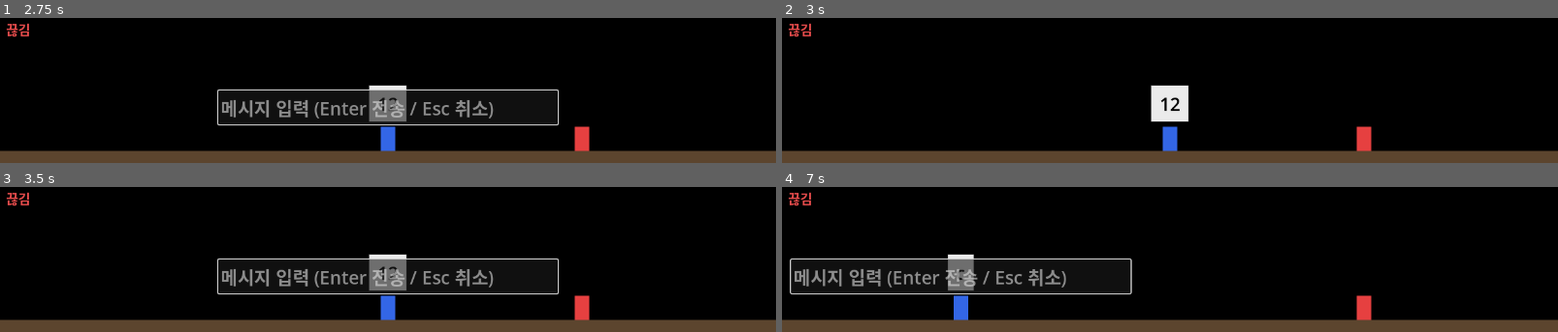
Above: before the commit, frames 1-4 (two rows, left to right).
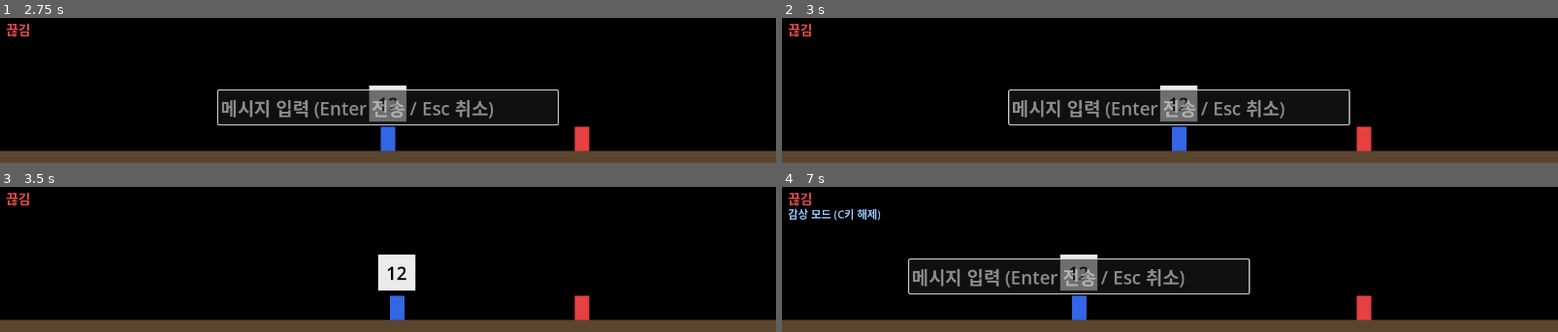
Above: after the commit, the same moments.

Repository: isjkms/Terrarium_Client
Game: Godot game, scene res://main.tscn
Two runs of this game, one before a commit and one after it. Both use one fixed random seed, a clock stepped at 60 frames per second and the inputs below. This scene is started directly instead of the project's main scene. The engine's default icon, where the game draws it, is replaced by a stand-in: a white triangle on a blue panel in a dark square.
Inputs (mouse positions are in pixels of both pictures, inside the frame that each line leads up to):
- Up to frame 1 (2.75 s): tap Enter at 0.5, 0.6, 2.3 s; hold Right (ui_right) 0.53-1.25 s; tap Keypad Enter at 0.8, 2.1 s; click (388, 107) at 1.27 s; type "12" at 1.35 s; tap Space at 2 s; hold Left (ui_left) from 2.03 s (still down)
- Up to frame 2 (3 s): tap Enter at 2.75, 2.85 s; release Left (ui_left) at 2.78 s; hold Right (ui_right) from 2.78 s (still down)
- Up to frame 3 (3.5 s): keep holding Right (ui_right); tap Keypad Enter at 3.05 s
- Up to frame 4 (7 s): tap Space at 3.5, 6.5 s; tap Keypad Enter at 3.6, 4.55, 6.05, 6.6 s; tap Enter at 3.8, 4.25, 5.3, 5.85, 6.8 s; release Right (ui_right) at 4.28 s; hold Left (ui_left) 4.28-6.53 s; tap T at 4.35 s; tap C at 5.1 s; hold Right (ui_right) from 6.53 s (still down)

Frame 1 is identical in both runs. In frame 2, 4.0% of the frame differs, in the area x 29-74%, y 46-92%; in frame 3, 4.0%; in frame 4, 5.9%, in the area x 0-61%, y 14-92%.

Commit message:
[CL-032][feat] 한글 IME 입력 지원
https://github.com/isjkms/Terrarium_Client/issues/31

Diff:
--- a/main.gd
+++ b/main.gd
@@ -120,7 +120,7 @@
 	_chat_input.size = Vector2(CHAT_INPUT_WIDTH, 56)
 	_chat_input.visible = false
 	add_child(_chat_input)
-	_chat_input.text_submitted.connect(_on_chat_submitted)
+	# CL-032: 전송은 text_submitted 대신 _input()에서 직접 처리(IME 조합 확정 + Enter 1회 전송).
 
 func _open_chat() -> void:
 	# 4.1.1: 입력 진입 시 캐릭터 이동을 멈춘다(LineEdit 포커스로 방향키도 소비됨).
@@ -135,16 +135,19 @@
 	_chat_input.text = ""
 	_chat_input.visible = true
 	_chat_input.grab_focus()
+	# CL-032: 한글 입력을 위해 이 창의 IME를 활성화.
+	DisplayServer.window_set_ime_active(true)
 
 func _close_chat() -> void:
 	# 4.1.1: 입력 UI를 닫고 포커스를 게임 화면으로 되돌린다.
 	_chat_active = false
+	_chat_submit_pending = false
 	_chat_input.visible = false
 	_chat_input.release_focus()
 
-func _on_chat_submitted(text: String) -> void:
-	# 4.3.1: 빈 문자열은 전송하지 않는다.
-	var trimmed := text.strip_edges()
+func _submit_chat() -> void:
+	# 4.3.1: 빈 문자열은 전송하지 않는다. text는 IME 확정 후 읽는다(CL-032).
+	var trimmed := _chat_input.text.strip_edges()
 	if trimmed != "":
 		_send({ "type": "chat", "text": trimmed })
 		# 서버 에코 여부와 무관하게 내 말풍선을 즉시 표시(낙관적).
@@ -189,6 +192,23 @@
 var _chat_input: LineEdit
 var _chat_active := false
 var _chat_bubbles := {}           # playerId -> { "text": String, "ttl": float }
+var _chat_submit_pending := false # CL-032: IME 확정 후 한 프레임 뒤 전송 예약
+
+func _input(event: InputEvent) -> void:
+	# CL-032: 채팅 입력 중에는 Enter/Esc를 LineEdit·IME보다 먼저 가로챈다.
+	if not _chat_active:
+		return
+	if not (event is InputEventKey and event.pressed and not event.echo):
+		return
+	if event.keycode == KEY_ENTER or event.keycode == KEY_KP_ENTER:
+		# 조합 중인 한글이 text에 확정되도록 IME를 잠시 끈 뒤,
+		# 다음 프레임(_process)에서 확정된 text를 읽어 전송한다 → Enter 1회로 처리.
+		DisplayServer.window_set_ime_active(false)
+		_chat_submit_pending = true
+		get_viewport().set_input_as_handled()
+	elif event.keycode == KEY_ESCAPE:
+		_close_chat()
+		get_viewport().set_input_as_handled()
 
 func _unhandled_input(event: InputEvent) -> void:
 	if event.is_action_pressed("ui_cancel"):  # ESC
@@ -198,7 +218,7 @@
 		else:
 			get_tree().quit()
 	elif event is InputEventKey and event.pressed and not event.echo and (event.keycode == KEY_ENTER or event.keycode == KEY_KP_ENTER):
-		# CL-031: Enter로 채팅 입력 진입 (입력 중 Enter는 LineEdit이 소비해 전송됨)
+		# CL-031: Enter로 채팅 입력 진입 (입력 중 Enter 전송은 _input()에서 처리, CL-032)
 		if not _chat_active:
 			_open_chat()
 			# 진입에 쓴 Enter가 방금 포커스 받은 LineEdit으로 새어들어가 두 번 입력되는 것을 막는다.
@@ -244,6 +264,11 @@
 	_poll_ws()
 	_tick_reconnect(delta)
 	_tick_bubbles(delta)
+
+	# CL-032: IME 확정이 끝난 다음 프레임에 채팅 전송.
+	if _chat_submit_pending:
+		_chat_submit_pending = false
+		_submit_chat()
 
 	# delta 기반 이동으로 FPS와 무관하게 일정 속도.
 	if move_dir != 0:
